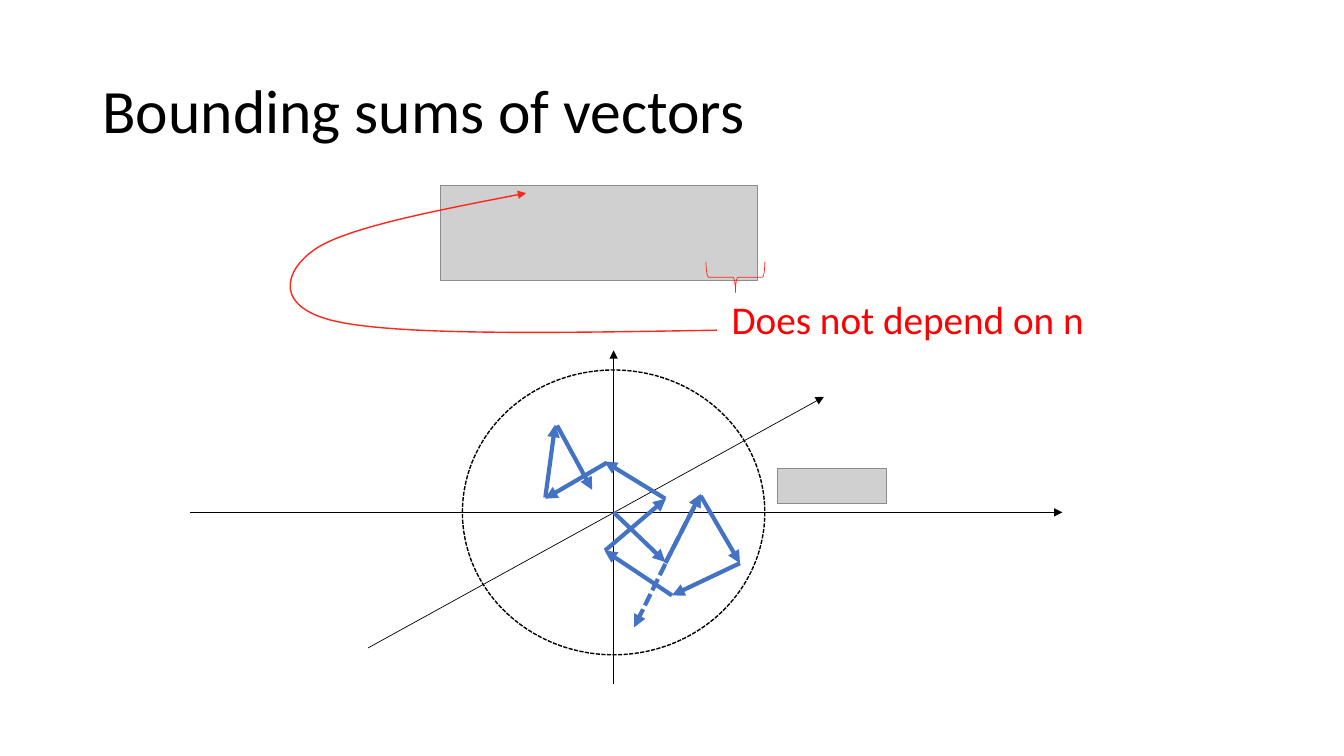
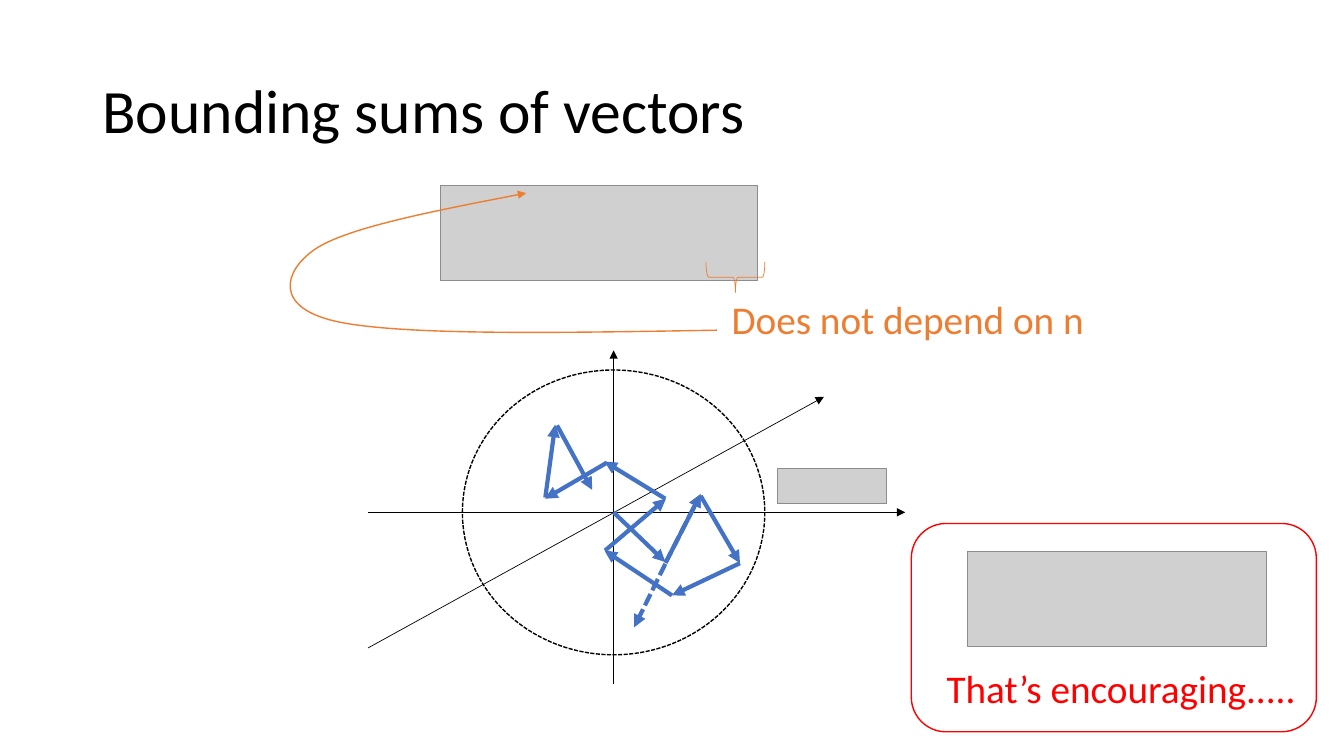
Before and after one commit to zkarnin/density_sketch, a slide deck: slide 15 of presentation.pptx. Drawn at 1344x756 pixels with LibreOffice and Linux fonts; fonts in the diff are those of the drawing; grey boxes stand for pictures. Boxes give left, top, right and bottom in pixels: in the first picture for what was removed or moved away, otherwise in the second. Text is boxed around its words. In the diff, an @@ line names an element or a change of style, - is before the commit and + after.

```diff
--- a/presentation.pptx
+++ b/presentation.pptx
@@ freeform shape at [290, 194, 717, 333]: outline #FF261A 1 pt to #ED7D31 1 pt @@
@@ right brace at [706, 262, 764, 292]: outline #FF261A 0.5 pt to #ED7D31 0.5 pt @@
@@ text "Does not depend on n" at [732, 306, 1084, 341]: text colour #FF0000 to #ED7D31 @@
@@ arrow moved from (191, 512) - (1063, 512) to (368, 512) - (905, 512) @@
@@ rounded rectangle added at [911, 523, 1317, 732], outline #FF0000 1 pt @@
@@ picture added at [968, 552, 1266, 646] @@
@@ text added at [947, 675, 1296, 710], 28 pt, text #FF0000 @@
+That’s encouraging.....
```
Also in this commit, not shown: 10 other slides changed, 2 slides added, 1 slide removed.
